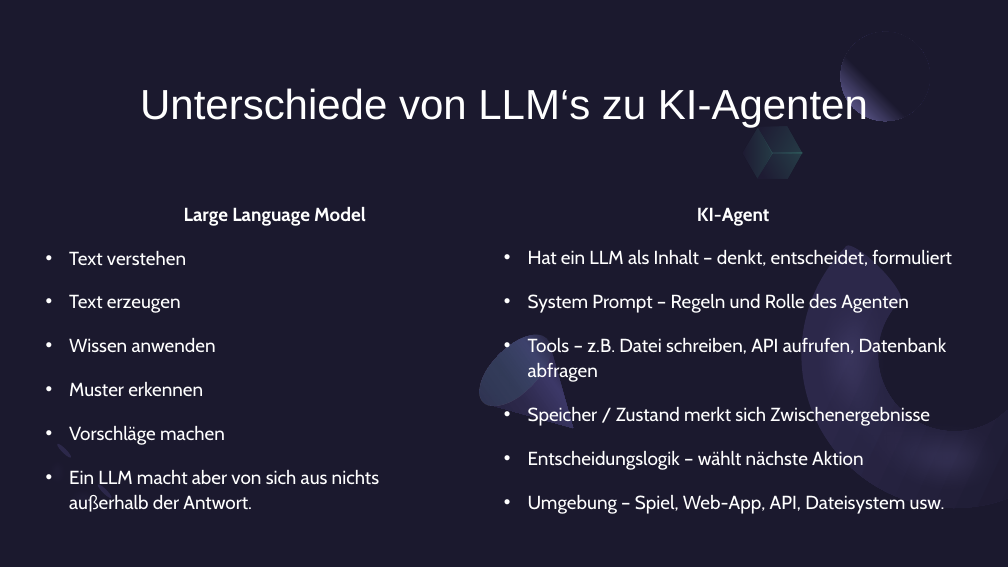
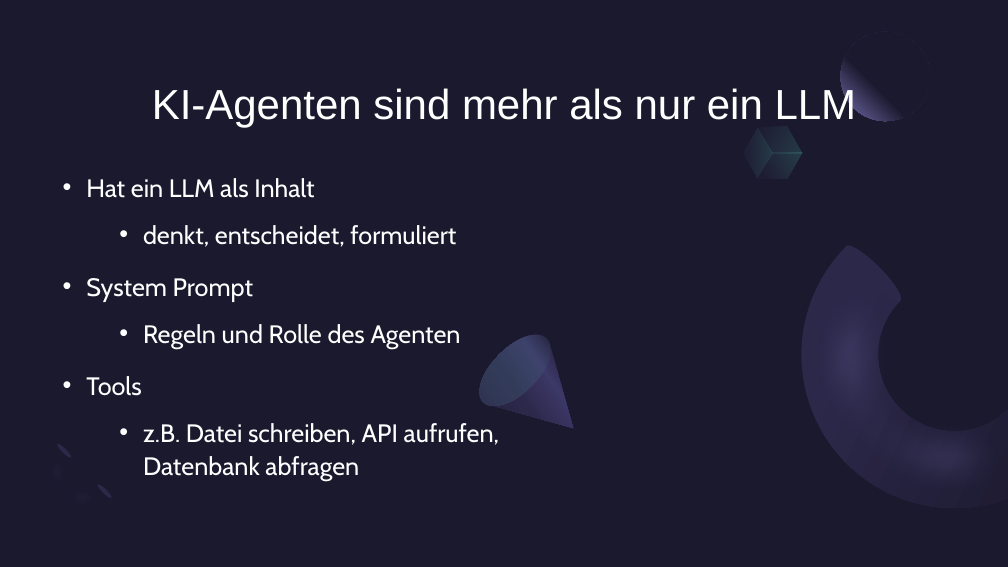
Before and after one commit to kis4-2026ss/projekt-bb-g2-huber-starlinger, a slide deck: slide 2 of docs/KIS-Projekt Präsentation.pptx. Drawn at 1008x567 pixels with LibreOffice and Linux fonts; fonts in the diff are those of the drawing. Boxes give left, top, right and bottom in pixels: in the first picture for what was removed or moved away, otherwise in the second. Text is boxed around its words. In the diff, an @@ line names an element or a change of style, - is before the commit and + after.

Commit message:
added presentation

```diff
--- a/docs/KIS-Projekt Präsentation.pptx
+++ b/docs/KIS-Projekt Präsentation.pptx
@@ title at (x1=152, y1=86, x2=857, y2=128): text changed @@
-Unterschiede von LLM‘s zu KI-Agenten
+KI-Agenten sind mehr als nur ein LLM
@@ text at (x1=86, y1=178, x2=499, y2=481): text changed; size 18 to 24 pt @@
-KI-Agent
-• Hat ein LLM als Inhalt – denkt, entscheidet, formuliert
-• System Prompt – Regeln und Rolle des Agenten
-• Tools – z.B. Datei schreiben, API aufrufen, Datenbank abfragen
-• Speicher / Zustand merkt sich Zwischenergebnisse
-• Entscheidungslogik – wählt nächste Aktion
-• Umgebung – Spiel, Web-App, API, Dateisystem usw.
+• Hat ein LLM als Inhalt
+  • denkt, entscheidet, formuliert
+• System Prompt
+  • Regeln und Rolle des Agenten
+• Tools
+  • z.B. Datei schreiben, API aufrufen, Datenbank abfragen
@@ text removed at (x1=69, y1=207, x2=379, y2=512) @@
-Large Language Model
-• Text verstehen
-• Text erzeugen
-• Wissen anwenden
-• Muster erkennen
-• Vorschläge machen
-• Ein LLM macht aber von sich aus nichts außerhalb der Antwort.
```
Also in this commit, not shown: 4 other slides changed, 4 slides added, 5 slides removed, 2 other files.
